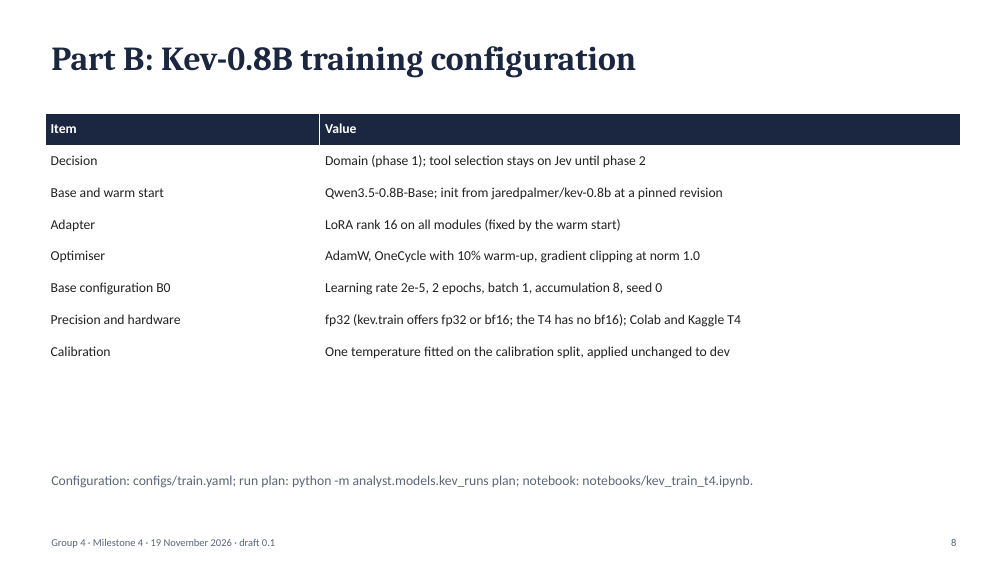
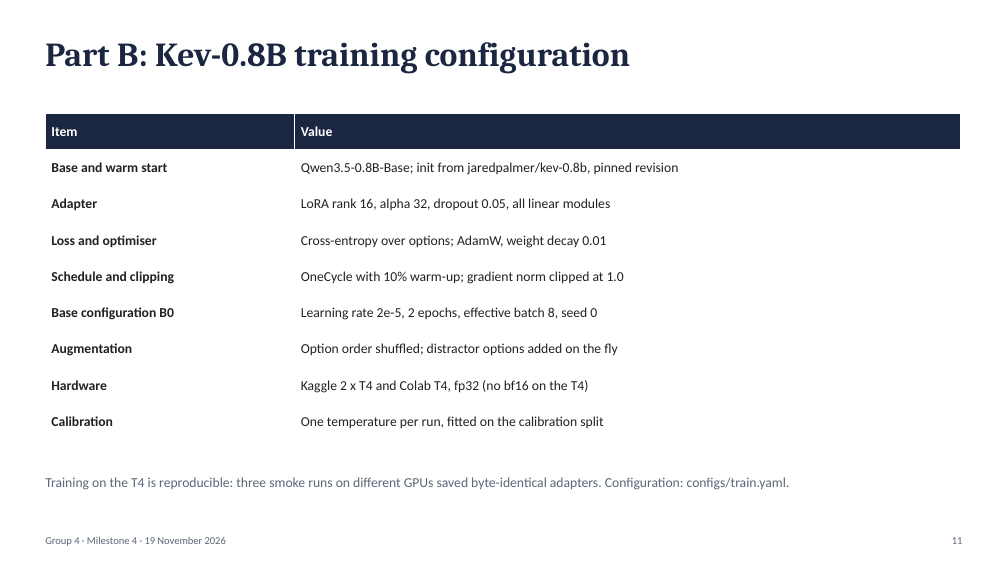
Before and after one commit to sathyaIITM/Group-4-DS-and-AI-Lab-Project, a slide deck: slide 11 of docs/milestones/Milestone4_TA_Presentation.pptx (slide 8 before the commit). Drawn at 1008x567 pixels with LibreOffice and Linux fonts; fonts in the diff are those of the drawing. Boxes give left, top, right and bottom in pixels: in the first picture for what was removed or moved away, otherwise in the second. Text is boxed around its words. In the diff, an @@ line names an element or a change of style, - is before the commit and + after.

Commit message:
DOC: Milestone 4 slides (18, both parts, version glosses); report: E2 closed, Laya plan, calibration wording corrected

```diff
--- a/docs/milestones/Milestone4_TA_Presentation.pptx
+++ b/docs/milestones/Milestone4_TA_Presentation.pptx
@@ text "Part B: Kev-0.8B training configuration" at bbox=[45, 42, 630, 74]: more space between paragraphs @@
@@ table at bbox=[45, 113, 960, 440] @@
-row 2: Decision | Domain (phase 1); tool selection stays on Jev until phase 2
-row 3: Base and warm start | Qwen3.5-0.8B-Base; init from jaredpalmer/kev-0.8b at a pinned revision
-row 4: Adapter | LoRA rank 16 on all modules (fixed by the warm start)
-row 5: Optimiser | AdamW, OneCycle with 10% warm-up, gradient clipping at norm 1.0
-row 6: Base configuration B0 | Learning rate 2e-5, 2 epochs, batch 1, accumulation 8, seed 0
-row 7: Precision and hardware | fp32 (kev.train offers fp32 or bf16; the T4 has no bf16); Colab and Kaggle T4
-row 8: Calibration | One temperature fitted on the calibration split, applied unchanged to dev
+row 2: Base and warm start | Qwen3.5-0.8B-Base; init from jaredpalmer/kev-0.8b, pinned revision
+row 3: Adapter | LoRA rank 16, alpha 32, dropout 0.05, all linear modules
+row 4: Loss and optimiser | Cross-entropy over options; AdamW, weight decay 0.01
+row 5: Schedule and clipping | OneCycle with 10% warm-up; gradient norm clipped at 1.0
+row 6: Base configuration B0 | Learning rate 2e-5, 2 epochs, effective batch 8, seed 0
+row 7: Augmentation | Option order shuffled; distractor options added on the fly
+row 8: Hardware | Kaggle 2 x T4 and Colab T4, fp32 (no bf16 on the T4)
+row 9: Calibration | One temperature per run, fitted on the calibration split
@@ text at bbox=[45, 477, 790, 490]: text changed @@
-Configuration: configs/train.yaml; run plan: python -m analyst.models.kev_runs plan; notebook: notebooks/kev_train_t4.ipynb.
+Training on the T4 is reproducible: three smoke runs on different GPUs saved byte-identical adapters. Configuration: configs/train.yaml.
@@ text at bbox=[45, 536, 226, 546]: text changed @@
-Group 4 · Milestone 4 · 19 November 2026 · draft 0.1
+Group 4 · Milestone 4 · 19 November 2026
@@ text at bbox=[952, 537, 963, 544]: text changed @@
-8
+11
```
Also in this commit, not shown: 4 other slides changed, 13 slides added, 8 slides removed, 1 other file.
